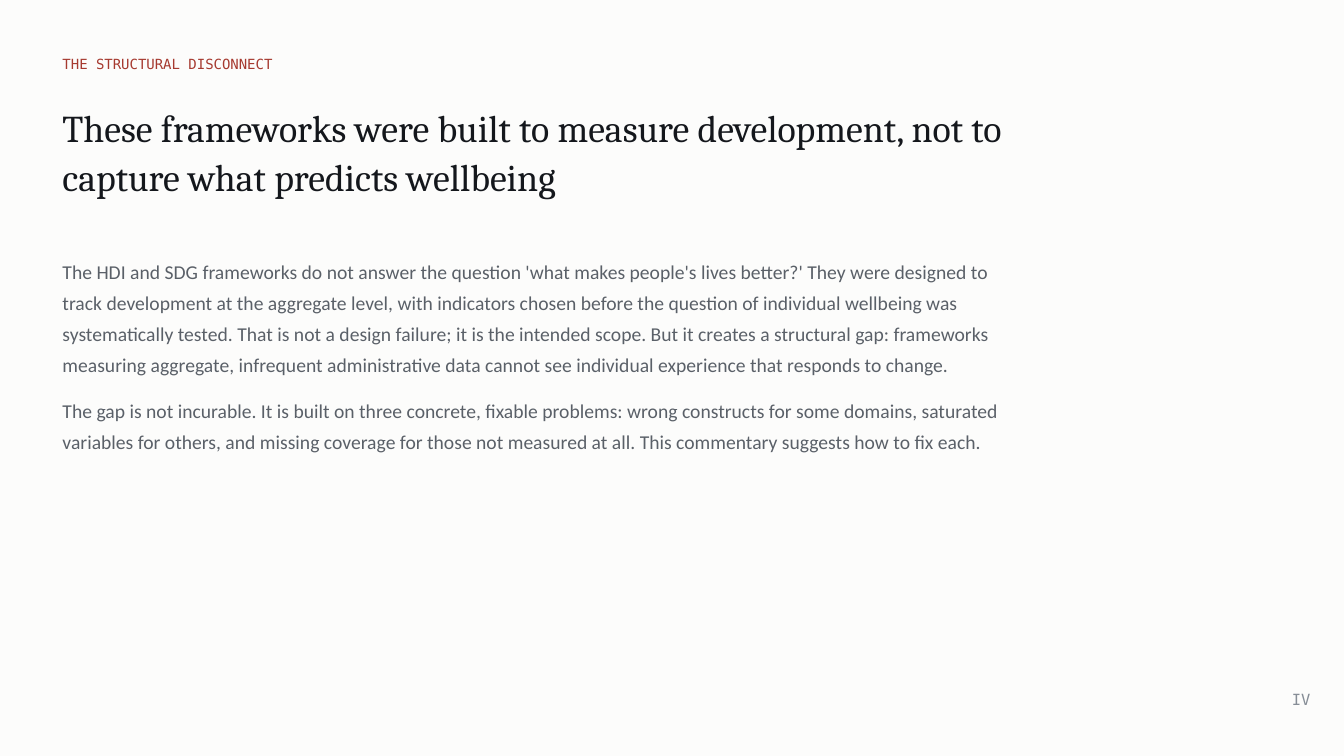
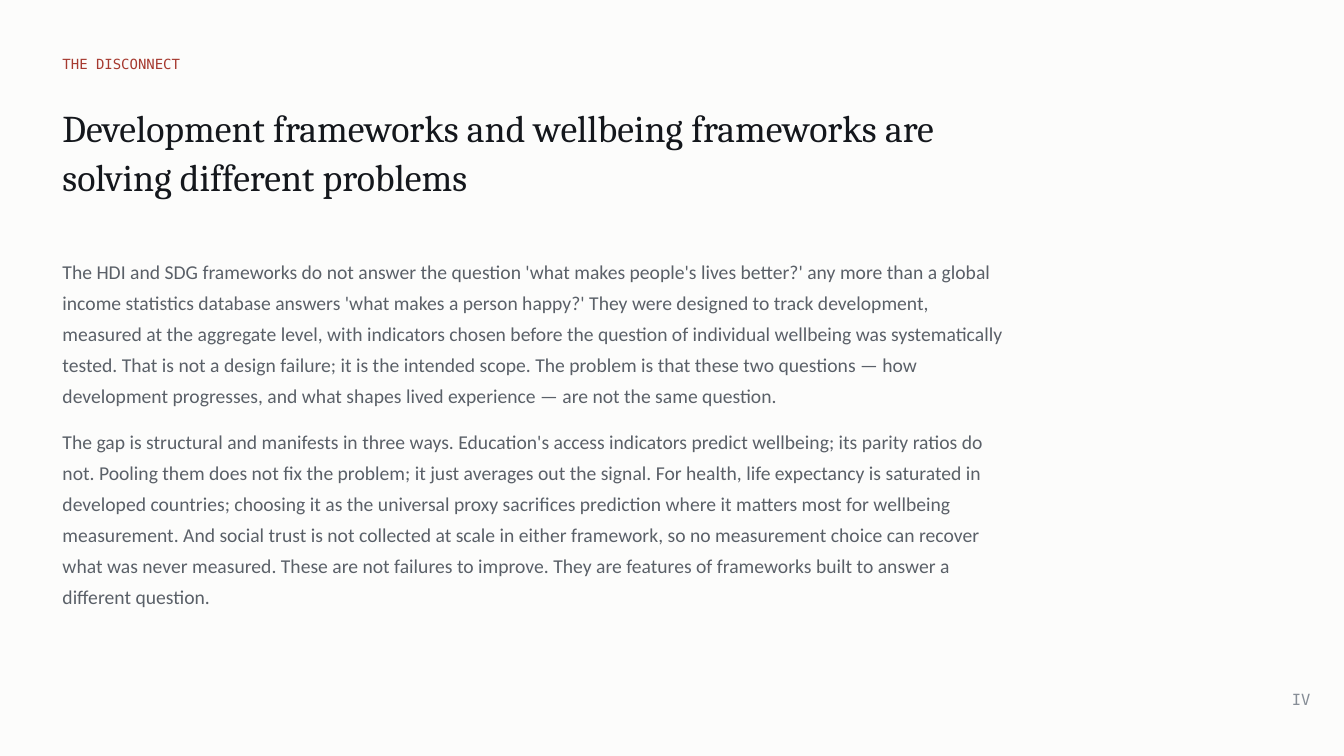
Before and after one commit to cwejnert/HDI-Happiness, a slide deck: slide 25 of deck/Measured_Where_It_Varies.pptx (slide 20 before the commit). Drawn at 1344x756 pixels with LibreOffice and Linux fonts; fonts in the diff are those of the drawing. Boxes give left, top, right and bottom in pixels: in the first picture for what was removed or moved away, otherwise in the second. Text is boxed around its words. In the diff, an @@ line names an element or a change of style, - is before the commit and + after.

```diff
--- a/deck/Measured_Where_It_Varies.pptx
+++ b/deck/Measured_Where_It_Varies.pptx
@@ text at [62, 58, 180, 69]: text changed @@
-THE STRUCTURAL DISCONNECT
+THE DISCONNECT
@@ text at [62, 115, 934, 199]: text changed @@
-These frameworks were built to measure development, not to capture what predicts wellbeing
+Development frameworks and wellbeing frameworks are solving different problems
@@ text at [62, 265, 1002, 607]: text changed @@
-The HDI and SDG frameworks do not answer the question 'what makes people's lives better?' They were designed to track development at the aggregate level, with indicators chosen before the question of individual wellbeing was systematically tested. That is not a design failure; it is the intended scope. But it creates a structural gap: frameworks measuring aggregate, infrequent administrative data cannot see individual experience that responds to change.
-The gap is not incurable. It is built on three concrete, fixable problems: wrong constructs for some domains, saturated variables for others, and missing coverage for those not measured at all. This commentary suggests how to fix each.
+The HDI and SDG frameworks do not answer the question 'what makes people's lives better?' any more than a global income statistics database answers 'what makes a person happy?' They were designed to track development, measured at the aggregate level, with indicators chosen before the question of individual wellbeing was systematically tested. That is not a design failure; it is the intended scope. The problem is that these two questions — how development progresses, and what shapes lived experience — are not the same question.
+The gap is structural and manifests in three ways. Education's access indicators predict wellbeing; its parity ratios do not. Pooling them does not fix the problem; it just averages out the signal. For health, life expectancy is saturated in developed countries; choosing it as the universal proxy sacrifices prediction where it matters most for wellbeing measurement. And social trust is not collected at scale in either framework, so no measurement choice can recover what was never measured. These are not failures to improve. They are features of frameworks built to answer a different question.
```
Also in this commit, not shown: 7 other slides changed, 5 slides added, 1 other file.
